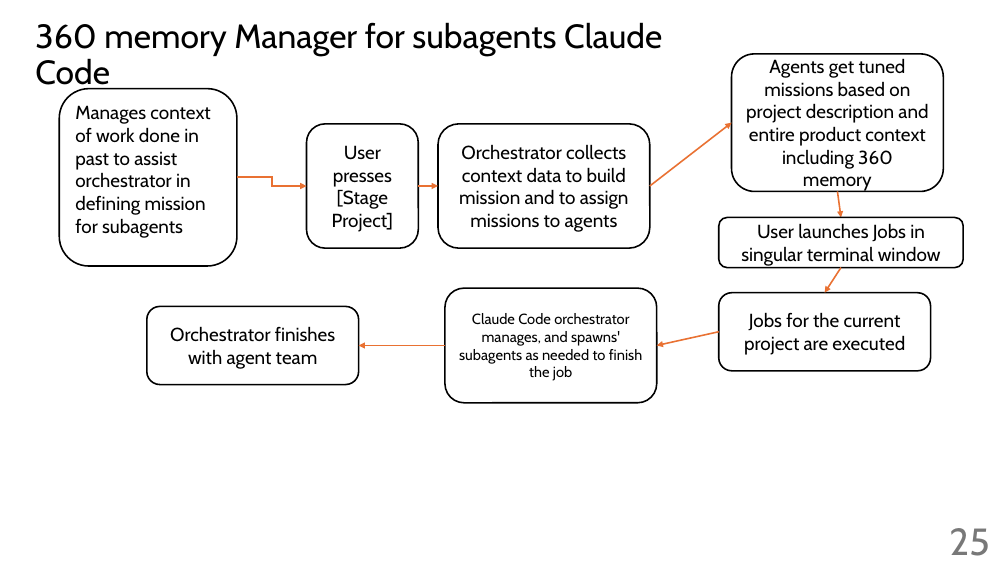
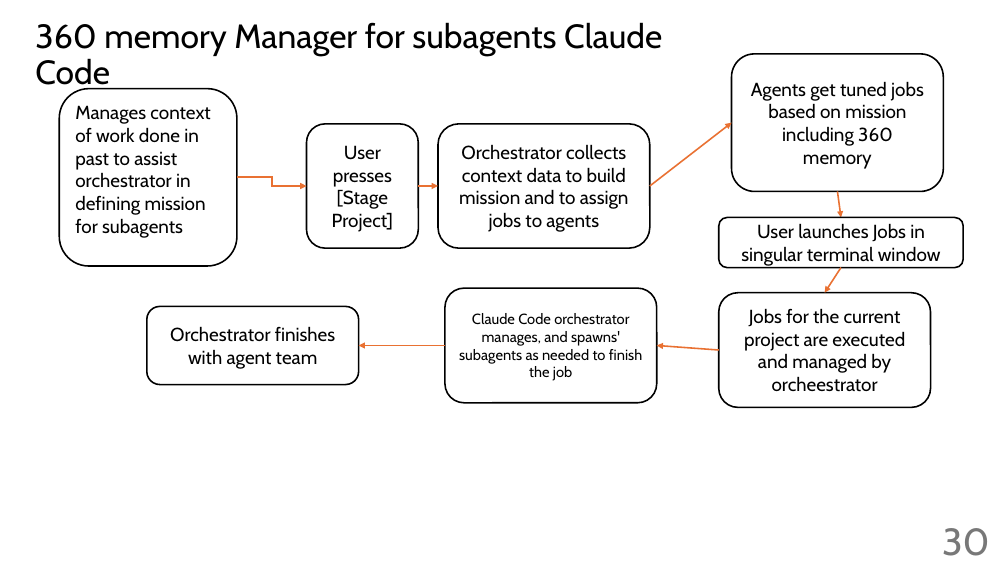
Before and after one commit to giljoai/GiljoAI_MCP, a slide deck: slide 30 of handovers/Reference_docs/giljoai workflow.pptx (slide 25 before the commit). Drawn at 1008x567 pixels with LibreOffice and Linux fonts; fonts in the diff are those of the drawing. Boxes give left, top, right and bottom in pixels: in the first picture for what was removed or moved away, otherwise in the second. Text is boxed around its words. In the diff, an @@ line names an element or a change of style, - is before the commit and + after.

```diff
--- a/handovers/Reference_docs/giljoai workflow.pptx
+++ b/handovers/Reference_docs/giljoai workflow.pptx
@@ text in rounded rectangle at box(751, 81, 924, 169): text changed @@
-Agents get tuned missions based on project description and entire product context including 360 memory
+Agents get tuned jobs based on mission including 360 memory
@@ text in rounded rectangle at box(459, 144, 629, 232): text changed @@
-Orchestrator collects context data to build mission and to assign missions to agents
+Orchestrator collects context data to build mission and to assign jobs to agents
@@ rounded rectangle "Jobs for the current project ...": place and size @@
-rounded rectangle "Jobs for the current project ..." at box(719, 293, 931, 371)
+rounded rectangle "Jobs for the current project ..." at box(719, 293, 931, 408)
@@ text in rounded rectangle at box(744, 308, 905, 392): text changed @@
-Jobs for the current project are executed
+Jobs for the current project are executed and managed by orcheestrator
@@ arrow moved from (719, 332) - (657, 346) to (719, 350) - (657, 346) @@
@@ page number at box(942, 528, 990, 556): text changed @@
-25
+30
```
Also in this commit, not shown: 12 other slides changed, 9 slides added, 32 other files.
